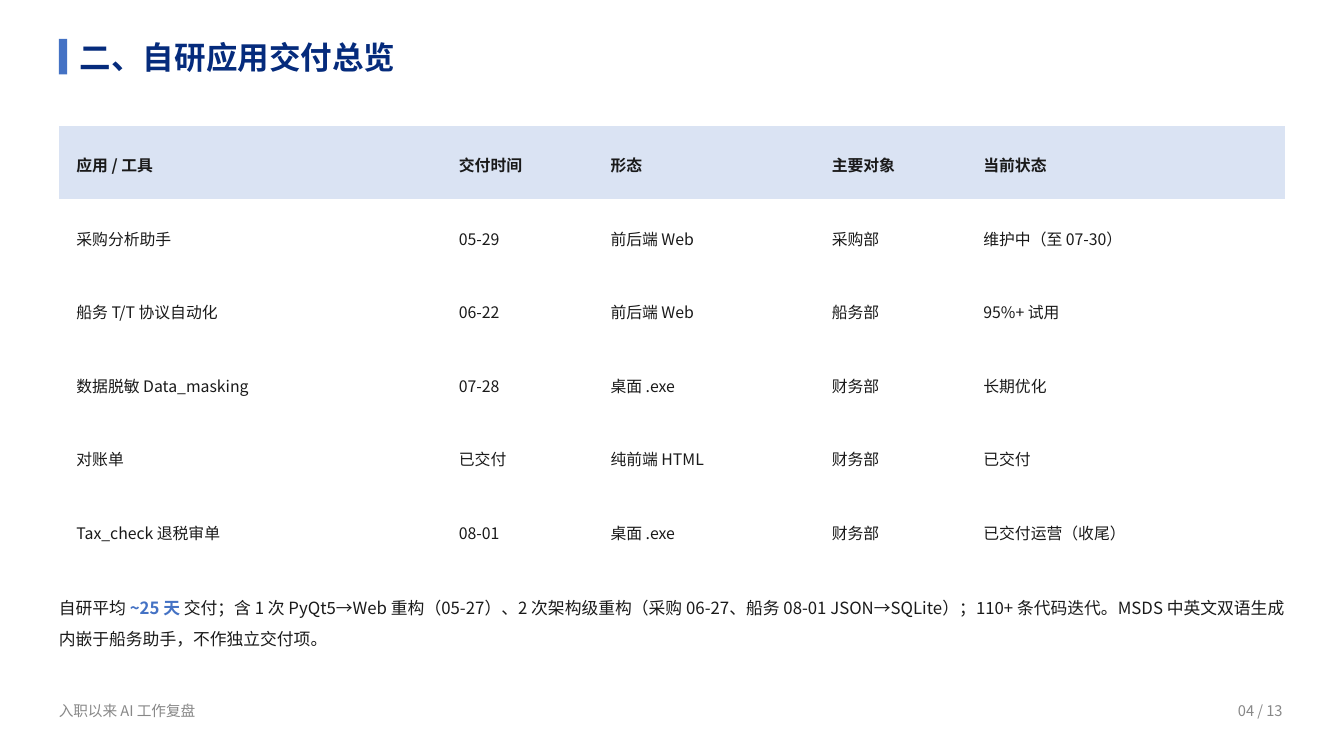
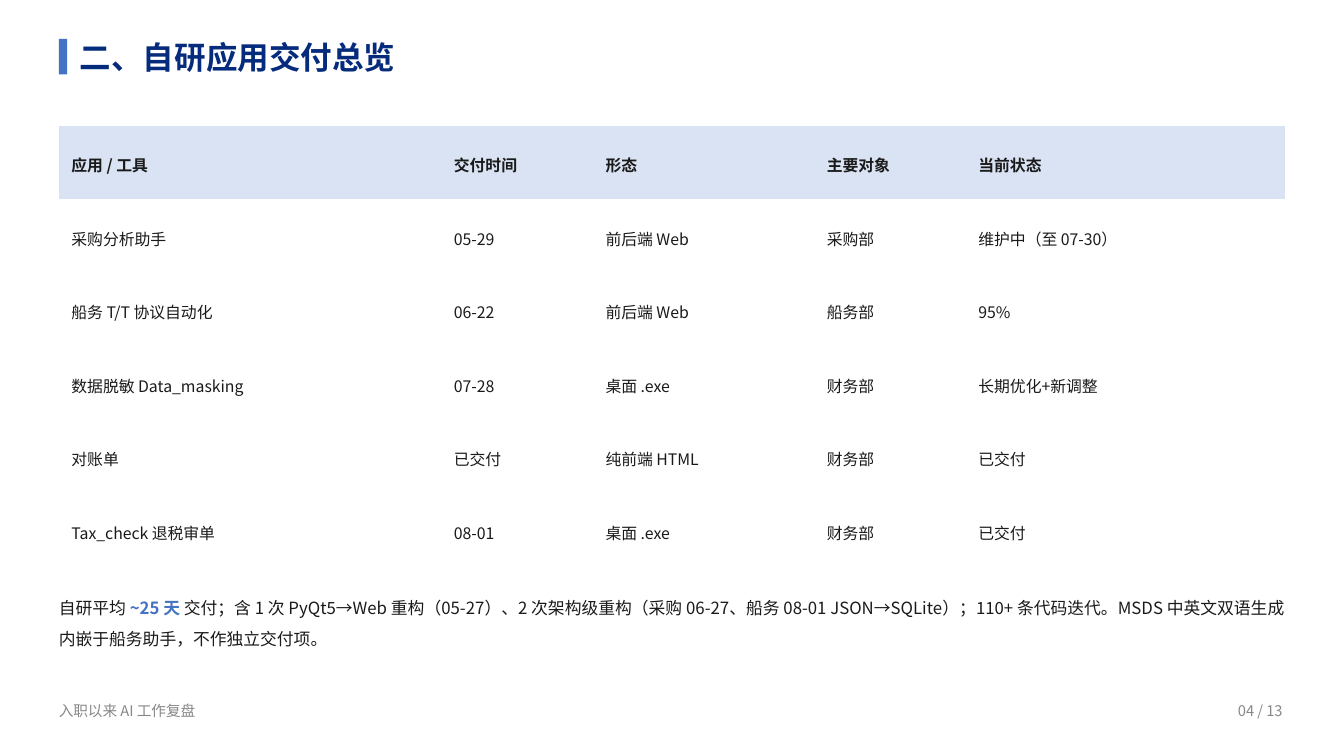
Before and after one commit to liellaaaaa/lw, a slide deck: slide 4 of PPT/入职以来AI工作复盘/入职以来AI工作复盘.pptx. Drawn at 1344x756 pixels with LibreOffice and Linux fonts; fonts in the diff are those of the drawing. Boxes give left, top, right and bottom in pixels: in the first picture for what was removed or moved away, otherwise in the second. Text is boxed around its words. In the diff, an @@ line names an element or a change of style, - is before the commit and + after.

```diff
--- a/PPT/入职以来AI工作复盘/入职以来AI工作复盘.pptx
+++ b/PPT/入职以来AI工作复盘/入职以来AI工作复盘.pptx
@@ table at (x1=58, y1=126, x2=1285, y2=568) @@
-row 3, column 5: 95%+ 试用
+row 3, column 5: 95%
-row 4, column 5: 长期优化
+row 4, column 5: 长期优化+新调整
-row 6, column 5: 已交付运营（收尾）
+row 6, column 5: 已交付
```
Also in this commit, not shown: 2 other slides changed, 1 other file.
